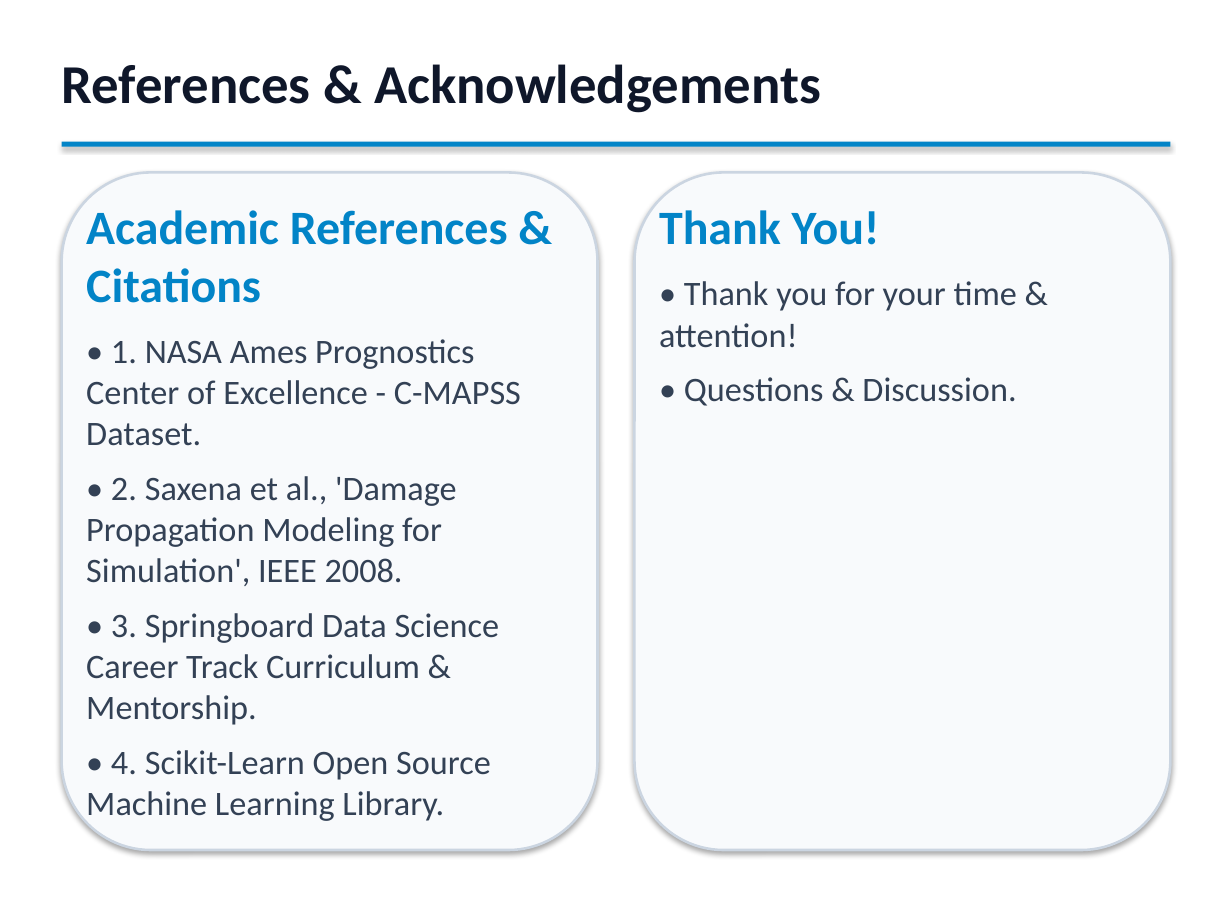
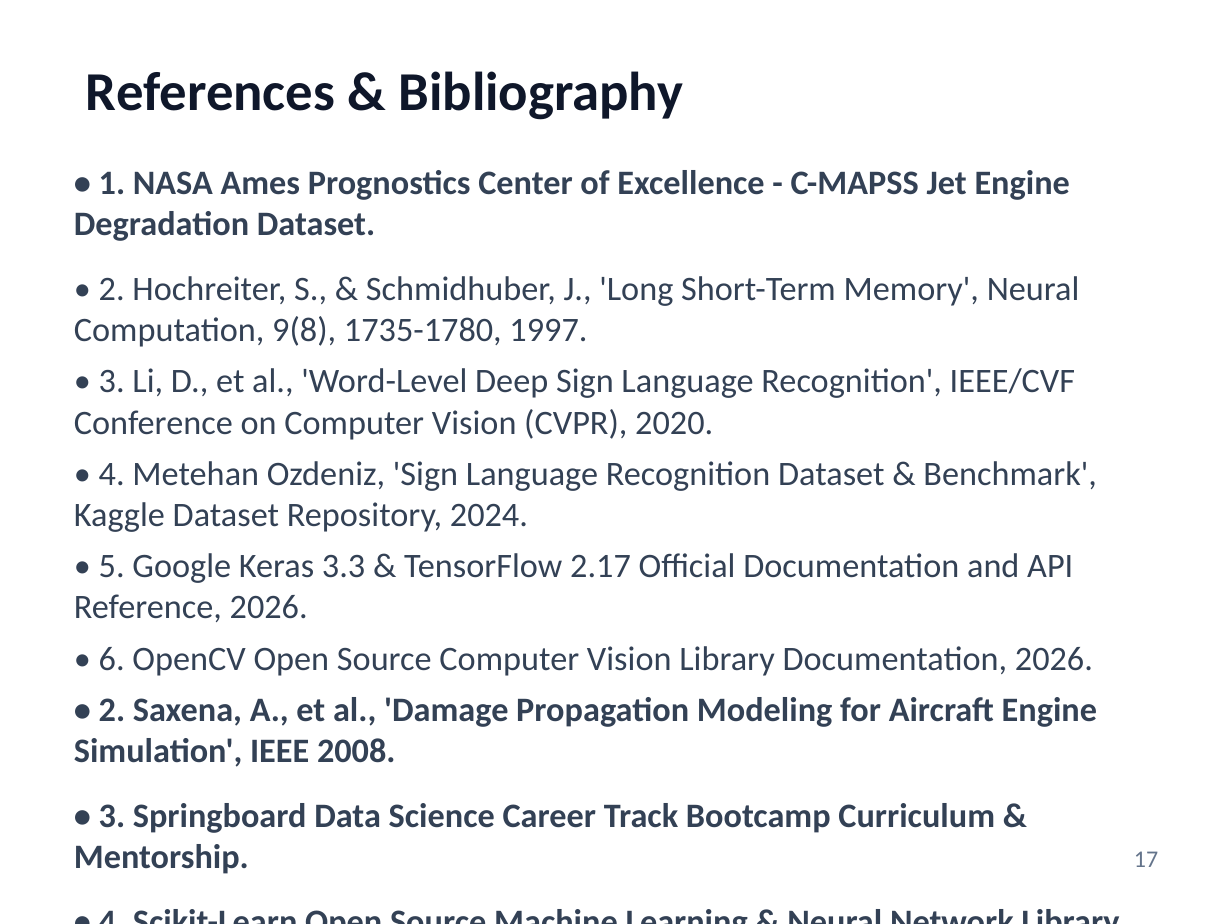
Before and after one commit to PiyushTiwari2051/Predictive-Master, a slide deck: slide 17 of Internship Presentation PPTs Template Final.pptx. Drawn at 1232x924 pixels with LibreOffice and Linux fonts; fonts in the diff are those of the drawing. Boxes give left, top, right and bottom in pixels: in the first picture for what was removed or moved away, otherwise in the second. Text is boxed around its words. In the diff, an @@ line names an element or a change of style, - is before the commit and + after.

Commit message:
Update PPT presentation to 1:1 Sign Language Recognition Capstone format

```diff
--- a/Internship Presentation PPTs Template Final.pptx
+++ b/Internship Presentation PPTs Template Final.pptx
@@ text at [86,71,684,120]: text changed @@
-References & Acknowledgements
+References & Bibliography
@@ rectangle removed at [62,142,1170,147] @@
@@ rounded rectangle removed at [62,172,598,850] @@
@@ text at [74,170,1097,833]: text changed @@
-Academic References & Citations
-• 1. NASA Ames Prognostics Center of Excellence - C-MAPSS Dataset.
-• 2. Saxena et al., 'Damage Propagation Modeling for Simulation', IEEE 2008.
-• 3. Springboard Data Science Career Track Curriculum & Mentorship.
-• 4. Scikit-Learn Open Source Machine Learning Library.
+• 1. NASA Ames Prognostics Center of Excellence - C-MAPSS Jet Engine Degradation Dataset.
+• 2. Hochreiter, S., & Schmidhuber, J., 'Long Short-Term Memory', Neural Computation, 9(8), 1735-1780, 1997.
+• 3. Li, D., et al., 'Word-Level Deep Sign Language Recognition', IEEE/CVF Conference on Computer Vision (CVPR), 2020.
+• 4. Metehan Ozdeniz, 'Sign Language Recognition Dataset & Benchmark', Kaggle Dataset Repository, 2024.
+• 5. Google Keras 3.3 & TensorFlow 2.17 Official Documentation and API Reference, 2026.
+• 6. OpenCV Open Source Computer Vision Library Documentation, 2026.
+• 2. Saxena, A., et al., 'Damage Propagation Modeling for Aircraft Engine Simulation', IEEE 2008.
+• 3. Springboard Data Science Career Track Bootcamp Curriculum & Mentorship.
+• 4. Scikit-Learn Open Source Machine Learning & Neural Network Library Documentation.
+• 5. Microsoft Azure Machine Learning Predictive Maintenance Simulation Templates.
@@ rounded rectangle removed at [634,172,1170,850] @@
@@ text removed at [659,210,1017,406] @@
-Thank You!
-• Thank you for your time & attention!
-• Questions & Discussion.
@@ text added at [1134,851,1158,867], 14 pt, text #64748B @@
+17
```
Also in this commit, not shown: 4 other slides changed, 13 slides added, 12 slides removed, 1 other file.
